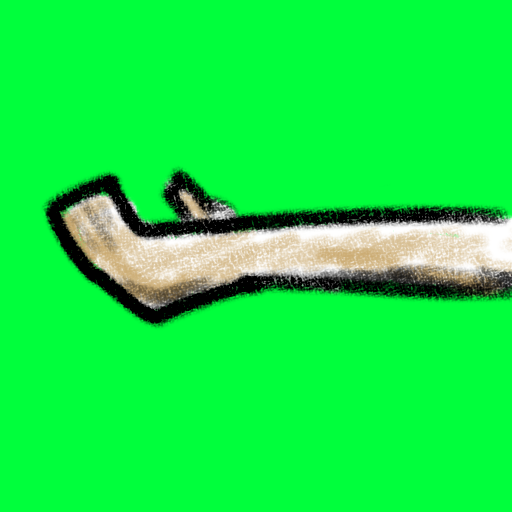
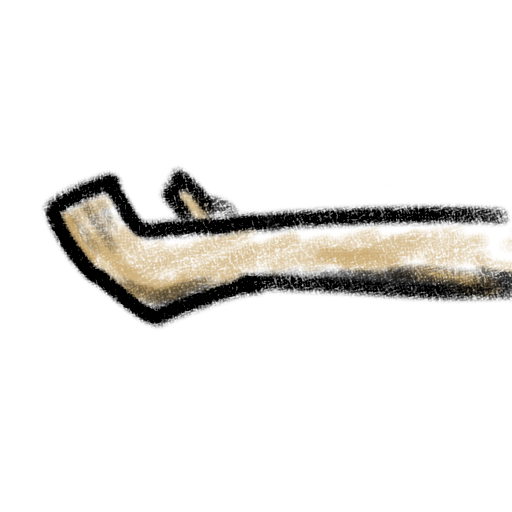
Two versions of the same layered image (512x512). Layer-by-layer changes:
hid "Background" over 0, 0, 512, 512
